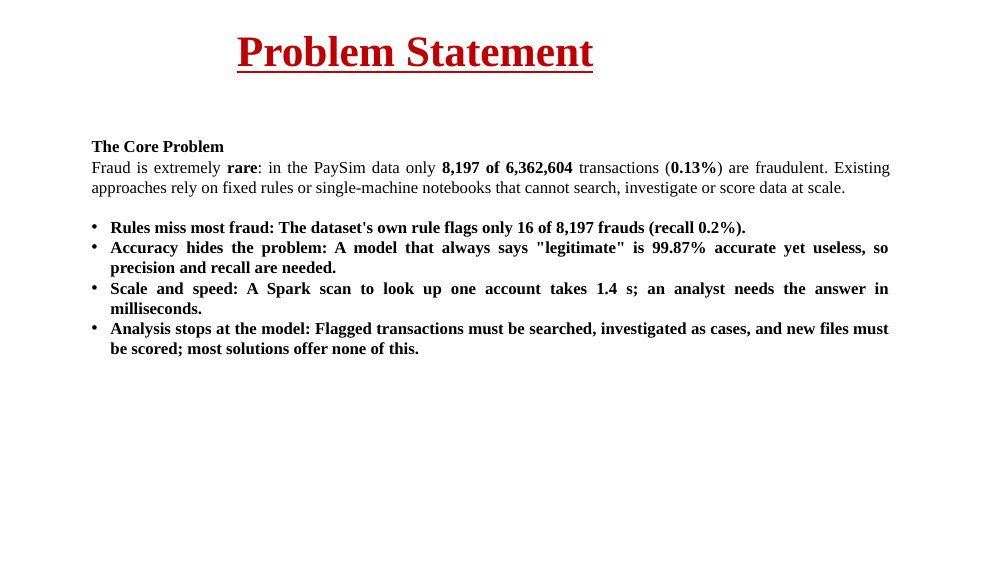
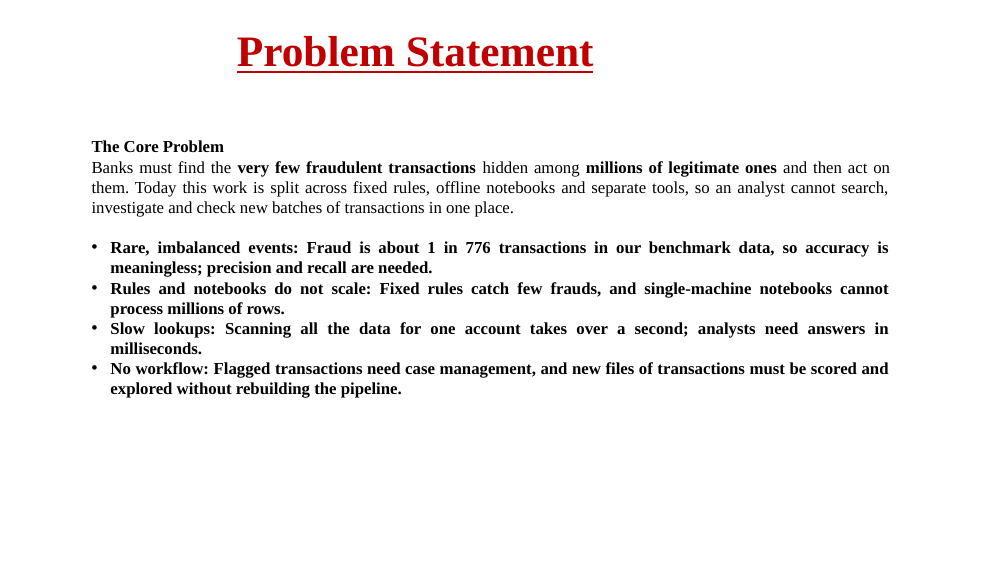
Before and after one commit to JayQuery-007/bank_transaction_analysis, a slide deck: slide 2 of docs/Mini_Project_Presentation.pptx. Drawn at 1008x567 pixels with LibreOffice and Linux fonts; fonts in the diff are those of the drawing; background and template pictures are left out. Boxes give left, top, right and bottom in pixels: in the first picture for what was removed or moved away, otherwise in the second. Text is boxed around its words. In the diff, an @@ line names an element or a change of style, - is before the commit and + after.

```diff
--- a/docs/Mini_Project_Presentation.pptx
+++ b/docs/Mini_Project_Presentation.pptx
@@ text at bbox=[92, 161, 890, 398]: text changed @@
-Fraud is extremely rare: in the PaySim data only 8,197 of 6,362,604 transactions (0.13%) are fraudulent. Existing approaches rely on fixed rules or single-machine notebooks that cannot search, investigate or score data at scale.
-• Rules miss most fraud: The dataset's own rule flags only 16 of 8,197 frauds (recall 0.2%).
-• Accuracy hides the problem: A model that always says "legitimate" is 99.87% accurate yet useless, so precision and recall are needed.
-• Scale and speed: A Spark scan to look up one account takes 1.4 s; an analyst needs the answer in milliseconds.
-• Analysis stops at the model: Flagged transactions must be searched, investigated as cases, and new files must be scored; most solutions offer none of this.
+Banks must find the very few fraudulent transactions hidden among millions of legitimate ones and then act on them. Today this work is split across fixed rules, offline notebooks and separate tools, so an analyst cannot search, investigate and check new batches of transactions in one place.
+• Rare, imbalanced events: Fraud is about 1 in 776 transactions in our benchmark data, so accuracy is meaningless; precision and recall are needed.
+• Rules and notebooks do not scale: Fixed rules catch few frauds, and single-machine notebooks cannot process millions of rows.
+• Slow lookups: Scanning all the data for one account takes over a second; analysts need answers in milliseconds.
+• No workflow: Flagged transactions need case management, and new files of transactions must be scored and explored without rebuilding the pipeline.
```
Also in this commit, not shown: 7 other slides changed, 5 other files.
